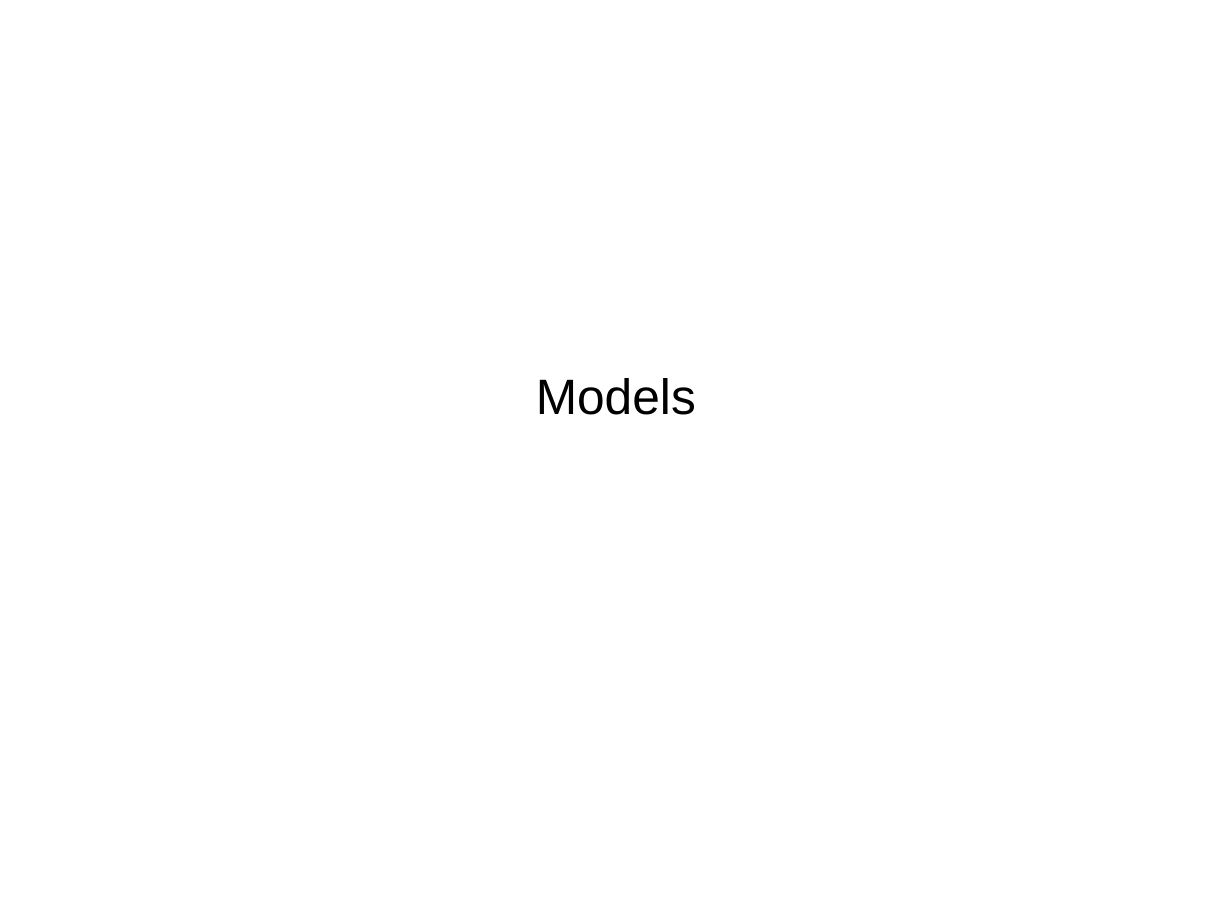
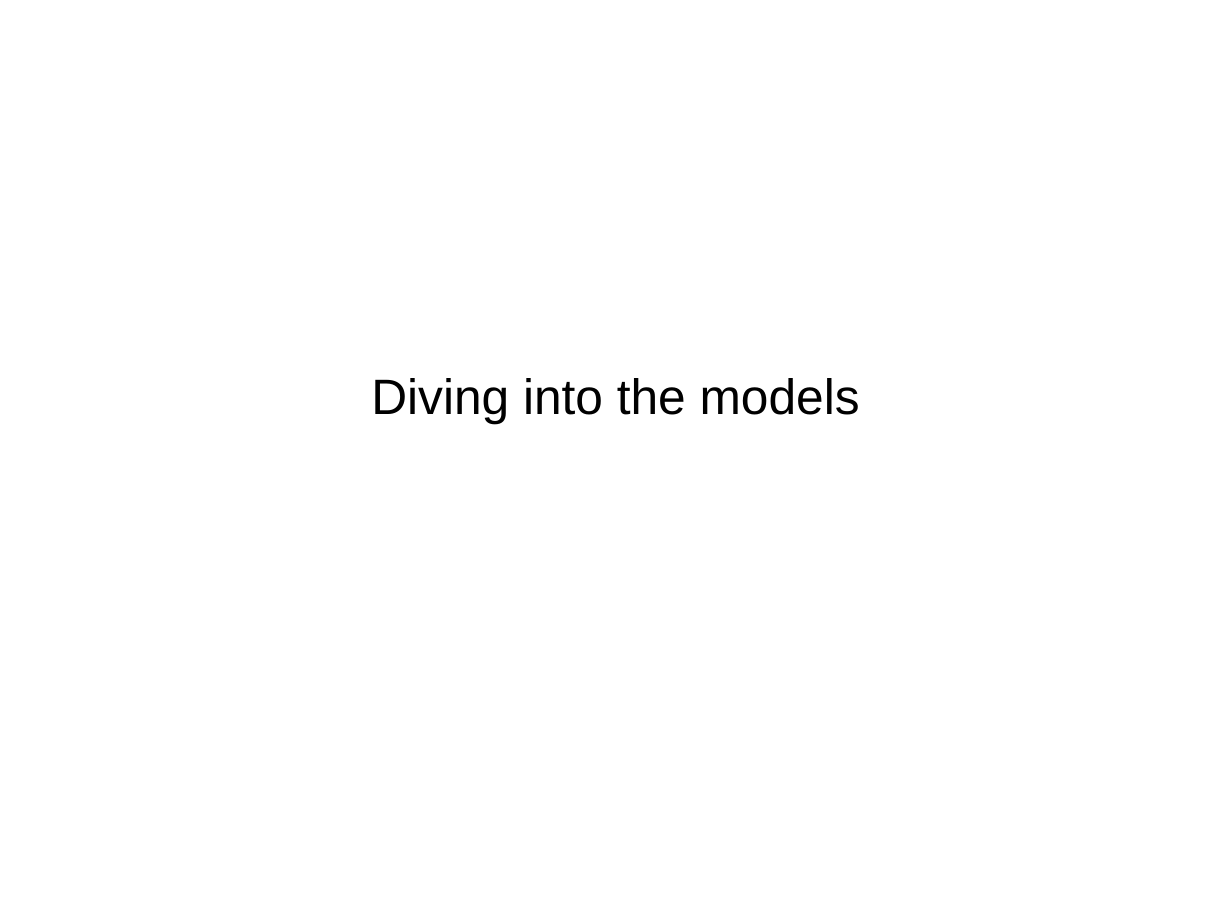
Before and after one commit to amueller/talks_odt, a slide deck: slide 27 of introduction_to_ml_with_python_bnl_2016.odp. Drawn at 1232x924 pixels with LibreOffice and Linux fonts; fonts in the diff are those of the drawing. Boxes give left, top, right and bottom in pixels: in the first picture for what was removed or moved away, otherwise in the second. Text is boxed around its words. In the diff, an @@ line names an element or a change of style, - is before the commit and + after.

```diff
--- a/introduction_to_ml_with_python_bnl_2016.odp
+++ b/introduction_to_ml_with_python_bnl_2016.odp
@@ subtitle at [371,378,860,423]: text changed @@
-Models
+Diving into the models
```
Also in this commit, not shown: 3 other slides changed, 17 slides added, 17 slides removed.
